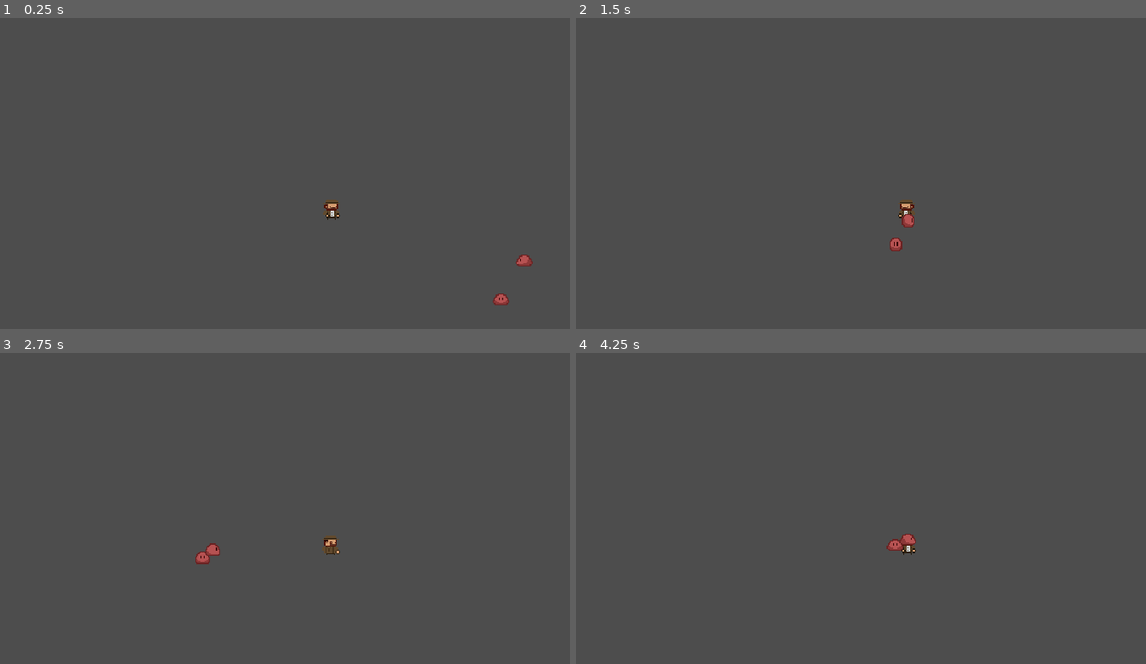
Above: before the commit, frames 1-4 (two rows, left to right).
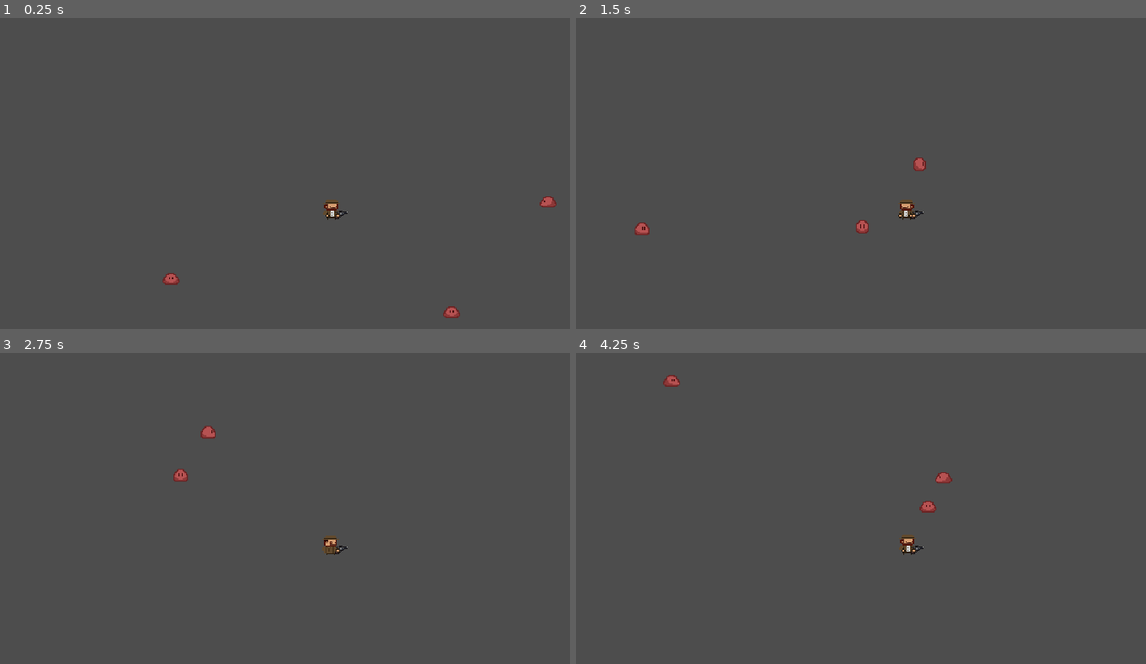
Above: after the commit, the same moments.

Repository: THenriques02/QuantumLoop
Game: Godot game, scene res://Scenes/Main/test.tscn
Same seed, same stepped clock (60 frames per second), same inputs: the game is played once before the commit and once after it. This scene is started directly instead of the project's main scene.
Inputs (mouse positions are in pixels of both pictures, inside the frame that each line leads up to):
- Up to frame 1 (0.25 s): no input
- Up to frame 2 (1.5 s): tap Enter (ui_accept) at 0.5, 0.77 s; move the mouse to (1054, 189) at 0.52 s; hold D (right) 0.53-1.28 s; click (1054, 189) at 0.67 s; move the mouse to (769, 226) at 1.27 s; hold S (down) from 1.28 s (still down)
- Up to frame 3 (2.75 s): tap Enter (ui_accept) at 1.52 s; move the mouse to (399, 458) at 2.02 s; release S (down) at 2.03 s; hold D (right) from 2.03 s (still down)
- Up to frame 4 (4.25 s): move the mouse to (872, 617) at 2.77 s; release D (right) at 2.78 s; hold Up (ui_up) 2.78-3.53 s; click (872, 617) at 2.92 s; tap Enter (ui_accept) at 3.02, 3.77 s; move the mouse to (1111, 598) at 3.52 s; hold A (left) from 3.53 s (still down)

The runs differ from the first frame. In frame 1, 0.5% of the frame differs, in the area x 28-98%, y 57-97%; in frame 2, 0.5%; in frame 3, 0.4%; in frame 4, 0.5%.

Commit message:
Added weapons

Diff:
--- a/Scenes/Enemies/slime.tscn
+++ b/Scenes/Enemies/slime.tscn
@@ -26,6 +26,38 @@
 "values": [1]
 }
 
+[sub_resource type="Animation" id="Animation_la6gy"]
+resource_name = "idle_diag_down"
+loop_mode = 1
+tracks/0/type = "value"
+tracks/0/imported = false
+tracks/0/enabled = true
+tracks/0/path = NodePath("Sprite2D:frame")
+tracks/0/interp = 1
+tracks/0/loop_wrap = true
+tracks/0/keys = {
+"times": PackedFloat32Array(0.0333333, 0.5),
+"transitions": PackedFloat32Array(1, 1),
+"update": 1,
+"values": [6, 7]
+}
+
+[sub_resource type="Animation" id="Animation_otauh"]
+resource_name = "idle_diag_up"
+loop_mode = 1
+tracks/0/type = "value"
+tracks/0/imported = false
+tracks/0/enabled = true
+tracks/0/path = NodePath("Sprite2D:frame")
+tracks/0/interp = 1
+tracks/0/loop_wrap = true
+tracks/0/keys = {
+"times": PackedFloat32Array(0.0333333, 0.5),
+"transitions": PackedFloat32Array(1, 1),
+"update": 1,
+"values": [12, 13]
+}
+
 [sub_resource type="Animation" id="Animation_fhc7m"]
 resource_name = "idle_down"
 loop_mode = 1
@@ -58,36 +90,38 @@
 "values": [18, 19]
 }
 
-[sub_resource type="Animation" id="Animation_otauh"]
-resource_name = "idle_diag_up"
-loop_mode = 1
-tracks/0/type = "value"
-tracks/0/imported = false
-tracks/0/enabled = true
-tracks/0/path = NodePath("Sprite2D:frame")
-tracks/0/interp = 1
-tracks/0/loop_wrap = true
-tracks/0/keys = {
-"times": PackedFloat32Array(0.0333333, 0.5),
-"transitions": PackedFloat32Array(1, 1),
-"update": 1,
-"values": [12, 13]
-}
-
-[sub_resource type="Animation" id="Animation_la6gy"]
-resource_name = "idle_diag_down"
-loop_mode = 1
-tracks/0/type = "value"
-tracks/0/imported = false
-tracks/0/enabled = true
-tracks/0/path = NodePath("Sprite2D:frame")
-tracks/0/interp = 1
-tracks/0/loop_wrap = true
-tracks/0/keys = {
-"times": PackedFloat32Array(0.0333333, 0.5),
-"transitions": PackedFloat32Array(1, 1),
-"update": 1,
-"values": [6, 7]
+[sub_resource type="Animation" id="Animation_i1mpq"]
+resource_name = "jump_diag_down"
+length = 2.0
+loop_mode = 1
+tracks/0/type = "value"
+tracks/0/imported = false
+tracks/0/enabled = true
+tracks/0/path = NodePath("Sprite2D:frame")
+tracks/0/interp = 1
+tracks/0/loop_wrap = true
+tracks/0/keys = {
+"times": PackedFloat32Array(0, 0.533333, 0.9, 1.2, 1.46667, 1.73333),
+"transitions": PackedFloat32Array(1, 1, 1, 1, 1, 1),
+"update": 1,
+"values": [6, 7, 8, 9, 10, 11]
+}
+
+[sub_resource type="Animation" id="Animation_ukls7"]
+resource_name = "jump_diag_up"
+length = 2.0
+loop_mode = 1
+tracks/0/type = "value"
+tracks/0/imported = false
+tracks/0/enabled = true
+tracks/0/path = NodePath("Sprite2D:frame")
+tracks/0/interp = 1
+tracks/0/loop_wrap = true
+tracks/0/keys = {
+"times": PackedFloat32Array(0, 0.533333, 0.9, 1.2, 1.46667, 1.73333),
+"transitions": PackedFloat32Array(1, 1, 1, 1, 1, 1),
+"update": 1,
+"values": [12, 13, 14, 15, 16, 17]
 }
 
 [sub_resource type="Animation" id="Animation_6yrtf"]
@@ -122,40 +156,6 @@
 "transitions": PackedFloat32Array(1, 1, 1, 1, 1, 1),
 "update": 1,
 "values": [18, 19, 20, 21, 22, 23]
-}
-
-[sub_resource type="Animation" id="Animation_i1mpq"]
-resource_name = "jump_diag_down"
-length = 2.0
-loop_mode = 1
-tracks/0/type = "value"
-tracks/0/imported = false
-tracks/0/enabled = true
-tracks/0/path = NodePath("Sprite2D:frame")
-tracks/0/interp = 1
-tracks/0/loop_wrap = true
-tracks/0/keys = {
-"times": PackedFloat32Array(0, 0.533333, 0.9, 1.2, 1.46667, 1.73333),
-"transitions": PackedFloat32Array(1, 1, 1, 1, 1, 1),
-"update": 1,
-"values": [6, 7, 8, 9, 10, 11]
-}
-
-[sub_resource type="Animation" id="Animation_ukls7"]
-resource_name = "jump_diag_up"
-length = 2.0
-loop_mode = 1
-tracks/0/type = "value"
-tracks/0/imported = false
-tracks/0/enabled = true
-tracks/0/path = NodePath("Sprite2D:frame")
-tracks/0/interp = 1
-tracks/0/loop_wrap = true
-tracks/0/keys = {
-"times": PackedFloat32Array(0, 0.533333, 0.9, 1.2, 1.46667, 1.73333),
-"transitions": PackedFloat32Array(1, 1, 1, 1, 1, 1),
-"update": 1,
-"values": [12, 13, 14, 15, 16, 17]
 }
 
 [sub_resource type="AnimationLibrary" id="AnimationLibrary_k6rpt"]
--- a/Scenes/Main/test.tscn
+++ b/Scenes/Main/test.tscn
@@ -1,6 +1,7 @@
-[gd_scene load_steps=3 format=3 uid="uid://5rkyvcu5dfks"]
+[gd_scene load_steps=4 format=3 uid="uid://5rkyvcu5dfks"]
 
 [ext_resource type="PackedScene" uid="uid://cjutlarv06cxk" path="res://Scenes/Player/player.tscn" id="1_1fva5"]
+[ext_resource type="PackedScene" uid="uid://dq5tdlh2ryyu2" path="res://Scenes/Weapons/revolver.tscn" id="2_0opke"]
 [ext_resource type="PackedScene" uid="uid://cwuv8g7gi6a3j" path="res://Scenes/Enemies/slime.tscn" id="2_fodvn"]
 
 [node name="Test" type="Node2D"]
@@ -8,7 +9,14 @@
 [node name="Player" parent="." instance=ExtResource("1_1fva5")]
 position = Vector2(-192, -58)
 
+[node name="Revolver" parent="Player" instance=ExtResource("2_0opke")]
+position = Vector2(0, 12)
+
 [node name="Slime" parent="." instance=ExtResource("2_fodvn")]
-position = Vector2(-23, 39)
+position = Vector2(-71, 53)
 
 [node name="Slime2" parent="." instance=ExtResource("2_fodvn")]
+position = Vector2(23, -58)
+
+[node name="Slime3" parent="." instance=ExtResource("2_fodvn")]
+position = Vector2(-352, 19)
--- /dev/null
+++ b/Scenes/Weapons/revolver.tscn
@@ -0,0 +1,16 @@
+[gd_scene load_steps=3 format=3 uid="uid://dq5tdlh2ryyu2"]
+
+[ext_resource type="Texture2D" uid="uid://cbr3v6bbata86" path="res://Assets/Player/hand.png" id="1_70gfv"]
+[ext_resource type="Texture2D" uid="uid://ciq2axp5o5rig" path="res://Assets/Weapons/Guns/Revolver.png" id="2_7g205"]
+
+[node name="Revolver" type="Node2D"]
+
+[node name="Hand" type="Sprite2D" parent="."]
+z_index = 1
+position = Vector2(6.5, -4.5)
+texture = ExtResource("1_70gfv")
+
+[node name="Revolver" type="Sprite2D" parent="."]
+position = Vector2(10, -5)
+scale = Vector2(0.75, 0.75)
+texture = ExtResource("2_7g205")
--- a/Scripts/Enemies/state_persue.gd
+++ b/Scripts/Enemies/state_persue.gd
@@ -16,6 +16,7 @@
 
 	if to_player.length() < 4.0:
 		enemy.velocity = Vector2.ZERO
+		enemy.move_dir = to_player.normalized()  # still update for animation direction
 		enemy.update_animation("idle")
 		return null
 
Binary file added: Assets/Player/hand.png
Not shown, added: Assets/Player/hand.png.import
Binary file added: Assets/UI/crosssair.png
